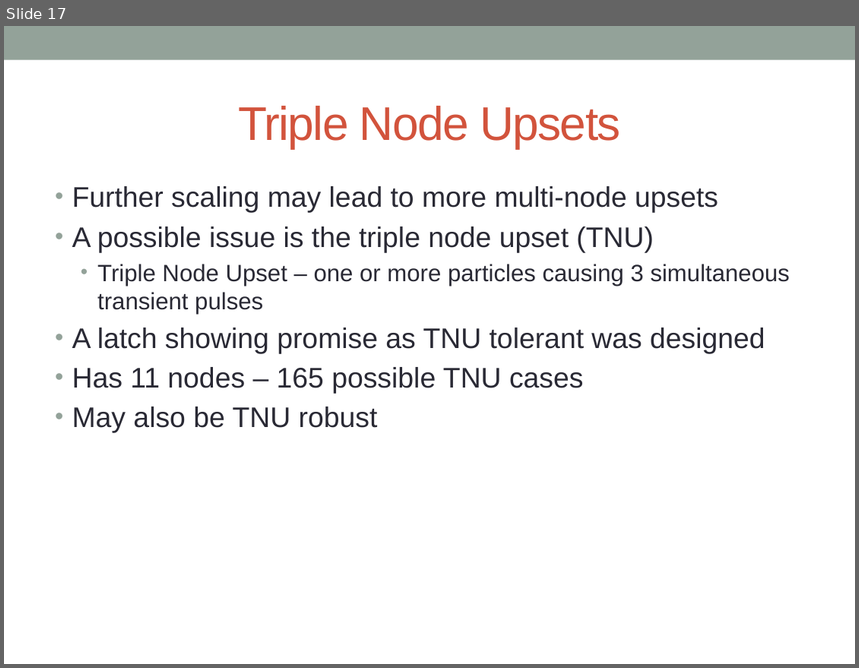
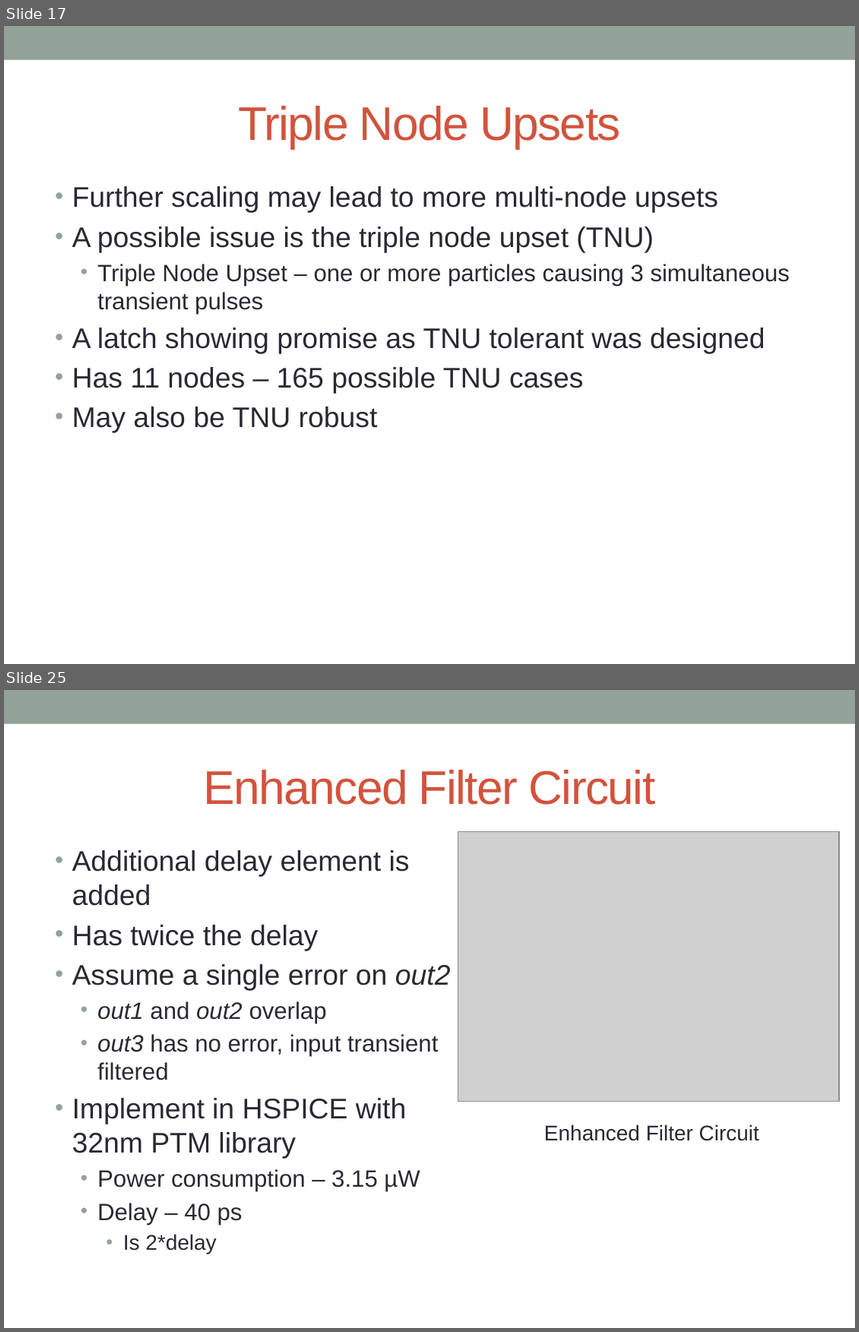
Before and after one commit to acwatkins88/Fast_SET, a slide deck: Dissertation/Dissertation Defense/Dissertation Defense.pptx. Shown one above the other, each under a label of ours: slide 17 before the commit, slides 17 and 25 after it; the slides between them are not shown. The pictures are 859x668 and 859x1332 pixels, drawn with LibreOffice and Linux fonts; fonts in the diff are those of the drawing; grey boxes stand for pictures; background and template pictures are left out. Boxes give left, top, right and bottom in pixels: in the first picture for what was removed or moved away, otherwise in the second. Text is boxed around its words. In the diff, an @@ line names an element or a change of style, - is before the commit and + after.

```diff
--- a/Dissertation/Dissertation Defense/Dissertation Defense.pptx
+++ b/Dissertation/Dissertation Defense/Dissertation Defense.pptx
@@ slide 25 added at (x1=4, y1=690, x2=855, y2=1328), background #FFFFFF; not listed: 1 template element that a slide beside it also shows @@
@@ title added at (x1=204, y1=770, x2=656, y2=805), 40 pt, text #D2533C @@
+Enhanced Filter Circuit
@@ picture added at (x1=458, y1=832, x2=839, y2=1102) @@
@@ text added at (x1=72, y1=850, x2=451, y2=1255), 24 pt, text #292934 @@
+• Additional delay element is added
+• Has twice the delay
+• Assume a single error on out2
+  • out1 and out2 overlap
+  • out3 has no error, input transient filtered
+• Implement in HSPICE with 32nm PTM library
+  • Power consumption – 3.15 µW
+  • Delay – 40 ps
+    • Is 2*delay
@@ text added at (x1=544, y1=1125, x2=759, y2=1141), 18 pt, text #292934 @@
+Enhanced Filter Circuit
```
Also in this commit, not shown: 1 slide changed, 36 other slides added, 1 slide removed, 36 other files.
